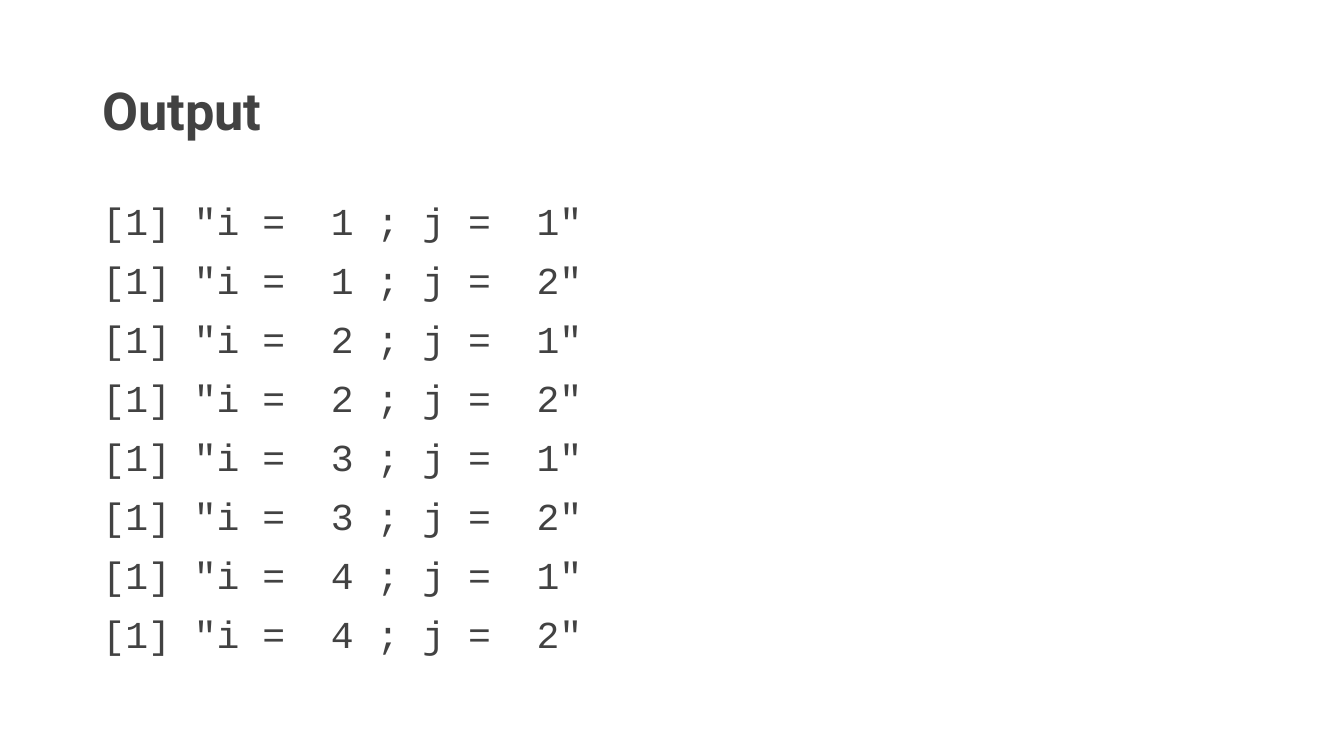
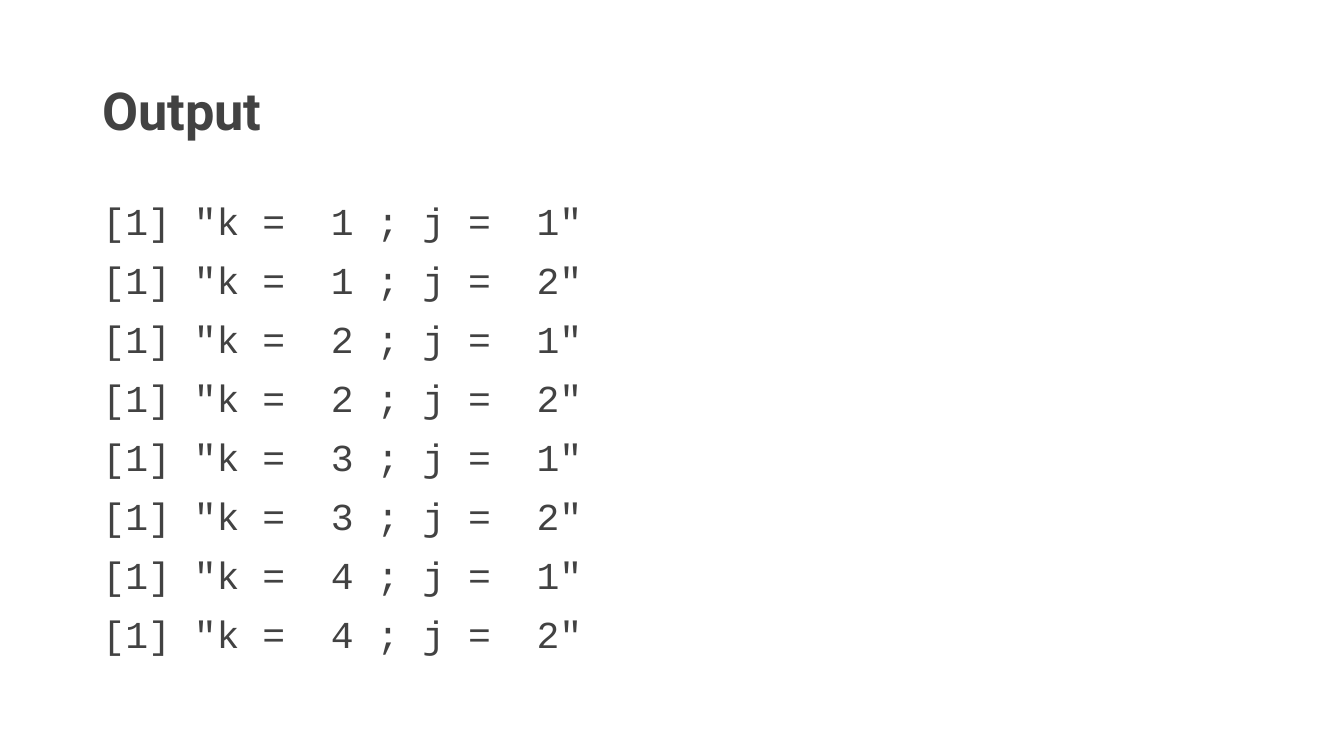
Before and after one commit to AN08622/Team3-Project, a slide deck: slide 12 of Team 3-Machine Learning For Loops Presentation.pptx. Drawn at 1344x756 pixels with LibreOffice and Linux fonts; fonts in the diff are those of the drawing. Boxes give left, top, right and bottom in pixels: in the first picture for what was removed or moved away, otherwise in the second. Text is boxed around its words. In the diff, an @@ line names an element or a change of style, - is before the commit and + after.

```diff
--- a/Team 3-Machine Learning For Loops Presentation.pptx
+++ b/Team 3-Machine Learning For Loops Presentation.pptx
@@ text at bbox=[102, 208, 583, 656]: text changed @@
-[1] "i = 1 ; j = 1"
-[1] "i = 1 ; j = 2"
-[1] "i = 2 ; j = 1"
-[1] "i = 2 ; j = 2"
-[1] "i = 3 ; j = 1"
-[1] "i = 3 ; j = 2"
-[1] "i = 4 ; j = 1"
-[1] "i = 4 ; j = 2"
+[1] "k = 1 ; j = 1"
+[1] "k = 1 ; j = 2"
+[1] "k = 2 ; j = 1"
+[1] "k = 2 ; j = 2"
+[1] "k = 3 ; j = 1"
+[1] "k = 3 ; j = 2"
+[1] "k = 4 ; j = 1"
+[1] "k = 4 ; j = 2"
```
Also in this commit, not shown: 1 other slide changed.
